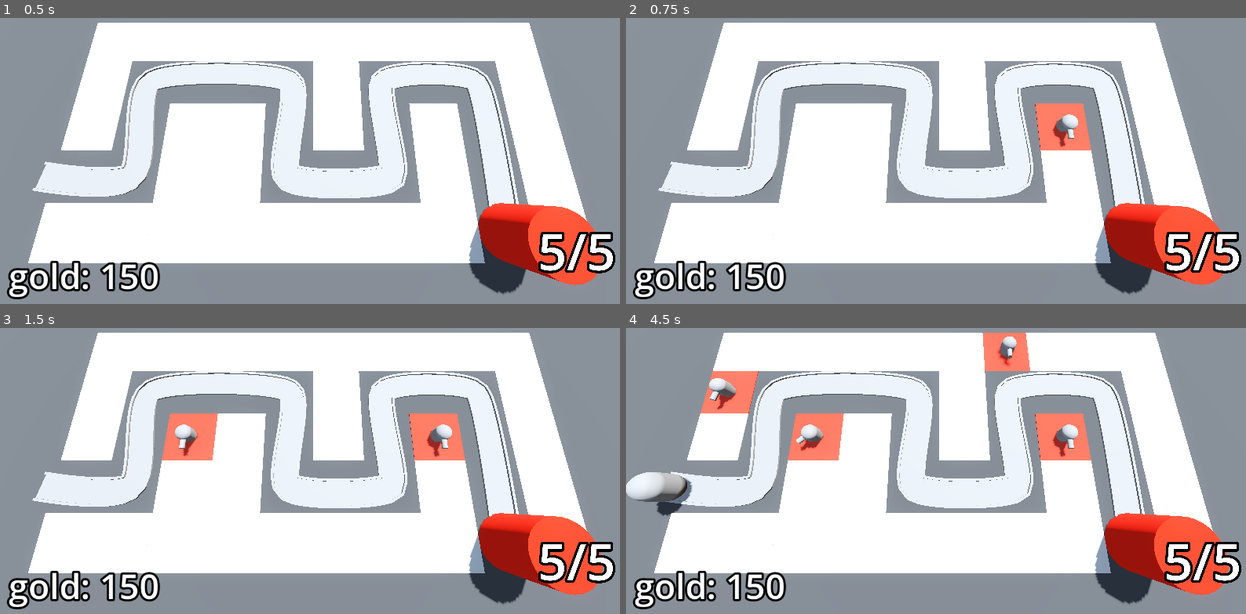
Above: before the commit, frames 1-4 (two rows, left to right).
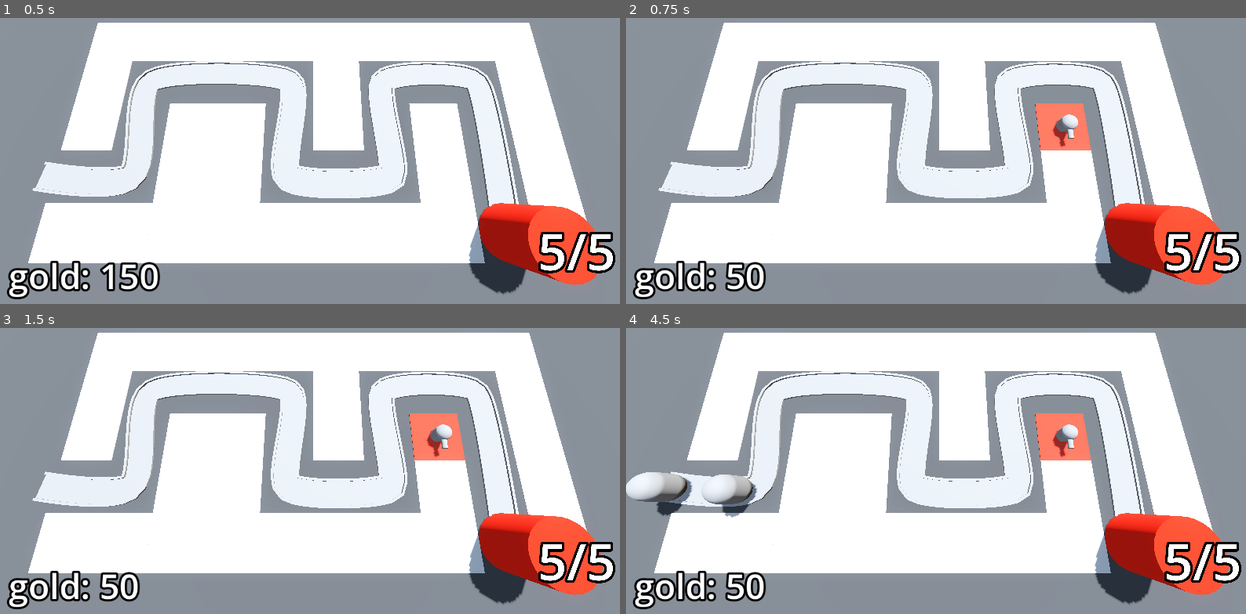
Above: after the commit, the same moments.

Repository: Bzparkes/BarbarianBlaster
Game: Godot game, scene res://BaseLevel.tscn
Same seed, same stepped clock (60 frames per second), same inputs: the game is played once before the commit and once after it.
Inputs (mouse positions are in pixels of both pictures, inside the frame that each line leads up to):
- Up to frame 1 (0.5 s): no input
- Up to frame 2 (0.75 s): tap Enter at 0.5 s; move the mouse to (1078, 112) at 0.52 s; press the mouse at (1078, 112) at 0.53 s
- Up to frame 3 (1.5 s): tap Space at 1.25 s; move the mouse to (186, 456) at 1.27 s; release the mouse at (186, 456) at 1.28 s; click (186, 456) at 1.35 s
- Up to frame 4 (4.5 s): tap Enter at 2 s; move the mouse to (1004, 362) at 2.02 s; press the mouse at (1004, 362) at 2.03 s; move the mouse to (911, 511) at 2.77 s; release the mouse at (911, 511) at 2.78 s; click (911, 511) at 2.85 s; move the mouse to (1128, 493) at 3.52 s; press the mouse at (1128, 493) at 3.53 s; move the mouse to (750, 388) at 4.27 s; release the mouse at (750, 388) at 4.28 s; click (750, 388) at 4.35 s

Frame 1 is identical in both runs. In frame 2, 0.7% of the frame differs, in the area x 15-26%, y 85-96%; in frame 3, 1.9%; in frame 4, 4.6%, in the area x 12-66%, y 1-96%.

Commit message:
Added in gold incrementing when enemies are killed and gold decrementing when turrets are placed. Also ensure mouse correctly changes to pointer on turret locations when gold is too low to buy turret straight after purchasing.

Diff:
--- a/BaseLevel.tscn
+++ b/BaseLevel.tscn
@@ -124,7 +124,7 @@
 turret = ExtResource("6_ufkdr")
 enemy_path = NodePath("../EnemyPath")
 
-[node name="Bank" type="MarginContainer" parent="."]
+[node name="Bank" type="MarginContainer" parent="." groups=["bank"]]
 anchors_preset = 15
 anchor_right = 1.0
 anchor_bottom = 1.0
--- a/Enemy/enemy.gd
+++ b/Enemy/enemy.gd
@@ -2,6 +2,7 @@
 
 @export var speed: float = 5
 @export var max_health: int = 50
+@export var gold_value := 15
 
 var current_health: int:
 	set(health_in):
@@ -9,10 +10,12 @@
 			animation_player.play("TakeDamage")
 		current_health = health_in
 		if current_health < 1:
+			bank.gold += gold_value
 			queue_free()
 
 @onready var base = get_tree().get_first_node_in_group("base")
 @onready var animation_player: AnimationPlayer = $AnimationPlayer
+@onready var bank = get_tree().get_first_node_in_group("bank")
 
 func _ready() -> void:
 	current_health = max_health
--- a/Enemy/enemy.tscn
+++ b/Enemy/enemy.tscn
@@ -13,6 +13,21 @@
 [sub_resource type="CapsuleShape3D" id="CapsuleShape3D_2pb1h"]
 radius = 1.0
 height = 3.0
+
+[sub_resource type="Animation" id="Animation_px1sc"]
+length = 0.001
+tracks/0/type = "value"
+tracks/0/imported = false
+tracks/0/enabled = true
+tracks/0/path = NodePath("DamageHighlight:visible")
+tracks/0/interp = 1
+tracks/0/loop_wrap = true
+tracks/0/keys = {
+"times": PackedFloat32Array(0),
+"transitions": PackedFloat32Array(1),
+"update": 1,
+"values": [false]
+}
 
 [sub_resource type="Animation" id="Animation_2pb1h"]
 resource_name = "TakeDamage"
@@ -30,21 +45,6 @@
 "values": [true, false]
 }
 
-[sub_resource type="Animation" id="Animation_px1sc"]
-length = 0.001
-tracks/0/type = "value"
-tracks/0/imported = false
-tracks/0/enabled = true
-tracks/0/path = NodePath("DamageHighlight:visible")
-tracks/0/interp = 1
-tracks/0/loop_wrap = true
-tracks/0/keys = {
-"times": PackedFloat32Array(0),
-"transitions": PackedFloat32Array(1),
-"update": 1,
-"values": [false]
-}
-
 [sub_resource type="AnimationLibrary" id="AnimationLibrary_am0pq"]
 _data = {
 &"RESET": SubResource("Animation_px1sc"),
@@ -56,6 +56,7 @@
 loop = false
 script = ExtResource("1_2pb1h")
 speed = 2.5
+gold_value = 50
 
 [node name="MeshInstance3D" type="MeshInstance3D" parent="."]
 transform = Transform3D(1, 0, 0, 0, 1, 0, 0, 0, 1, 0, 1.5, 0)
--- a/RayPickerCamera/ray_picker_camera.gd
+++ b/RayPickerCamera/ray_picker_camera.gd
@@ -2,8 +2,10 @@
 
 @export var gridmap: GridMap
 @export var turret_manager: Node3D
+@export var turret_cost := 100
 
 @onready var ray_cast_3d: RayCast3D = $RayCast3D
+@onready var bank = get_tree().get_first_node_in_group("bank")
 
 # Called every frame. 'delta' is the elapsed time since the previous frame.
 func _process(delta: float) -> void:
@@ -12,15 +14,19 @@
 	ray_cast_3d.force_raycast_update()
 
 	if ray_cast_3d.is_colliding():
-		Input.set_default_cursor_shape(Input.CURSOR_POINTING_HAND)
-		var collider = ray_cast_3d.get_collider()
-		if collider is GridMap:
-			if Input.is_action_pressed("Click"):
-				var collision_point = ray_cast_3d.get_collision_point()
-				var cell = gridmap.local_to_map(collision_point)
-				if gridmap.get_cell_item(cell) == 0:
-					gridmap.set_cell_item(cell, 1)
-					var tile_position = gridmap.map_to_local(cell)
-					turret_manager.build_turret(tile_position)
+		if bank.gold >= turret_cost:
+			Input.set_default_cursor_shape(Input.CURSOR_POINTING_HAND)
+			var collider = ray_cast_3d.get_collider()
+			if collider is GridMap:
+				if Input.is_action_pressed("Click"):
+					var collision_point = ray_cast_3d.get_collision_point()
+					var cell = gridmap.local_to_map(collision_point)
+					if gridmap.get_cell_item(cell) == 0:
+						gridmap.set_cell_item(cell, 1)
+						var tile_position = gridmap.map_to_local(cell)
+						turret_manager.build_turret(tile_position)
+						bank.gold -= turret_cost
+		else:
+			Input.set_default_cursor_shape(Input.CURSOR_ARROW)
 	else:
 		Input.set_default_cursor_shape(Input.CURSOR_ARROW)
